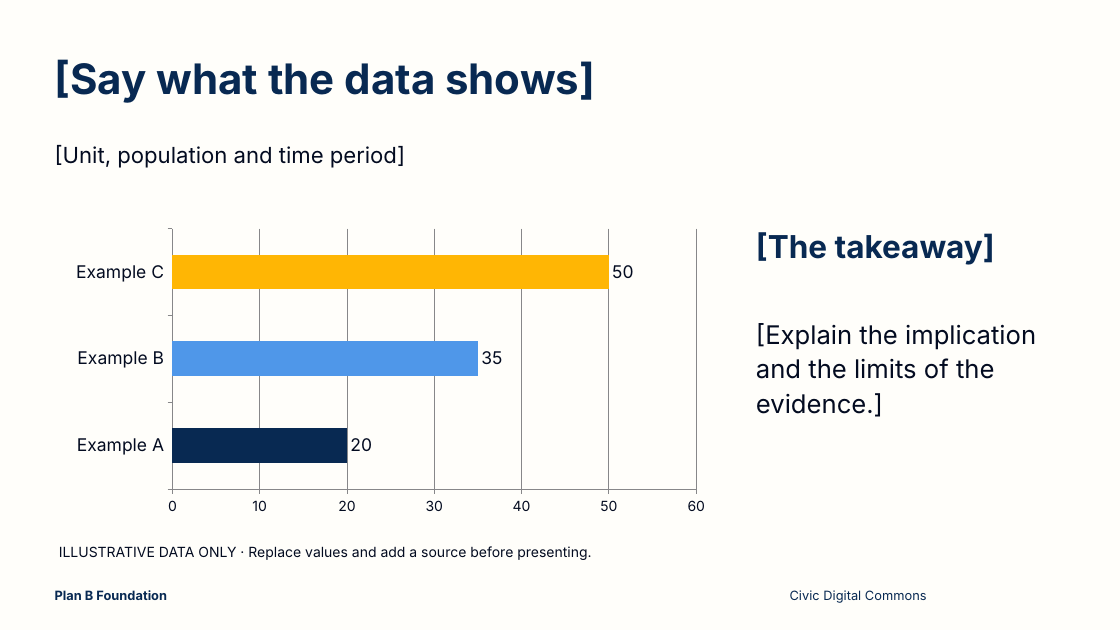
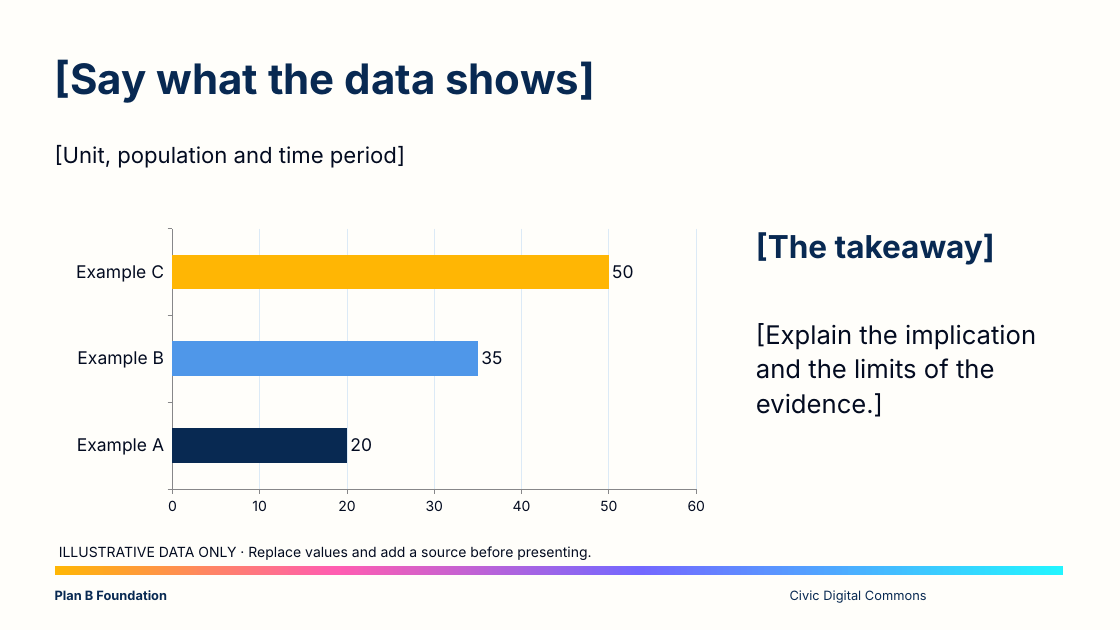
Before and after one commit to LuganoPlanB/branding, a slide deck: slide 6 of slides/planb-starter.pptx. Drawn at 1120x630 pixels with LibreOffice and Linux fonts; fonts in the diff are those of the drawing. Boxes give left, top, right and bottom in pixels: in the first picture for what was removed or moved away, otherwise in the second. Text is boxed around its words. In the diff, an @@ line names an element or a change of style, - is before the commit and + after.

```diff
--- a/slides/planb-starter.pptx
+++ b/slides/planb-starter.pptx
@@ bar chart at box(63, 223, 718, 521) @@
@@ data labels of Series 1 changed @@
@@ category axis changed @@
@@ value axis changed @@
@@ background changed @@
@@ rectangle added at box(55, 566, 1063, 575), fill gradient #FFB604 to #FF5DB1 to #7468FF to #23F5FF @@
```
Also in this commit, not shown: 9 other slides changed, 8 other files.
